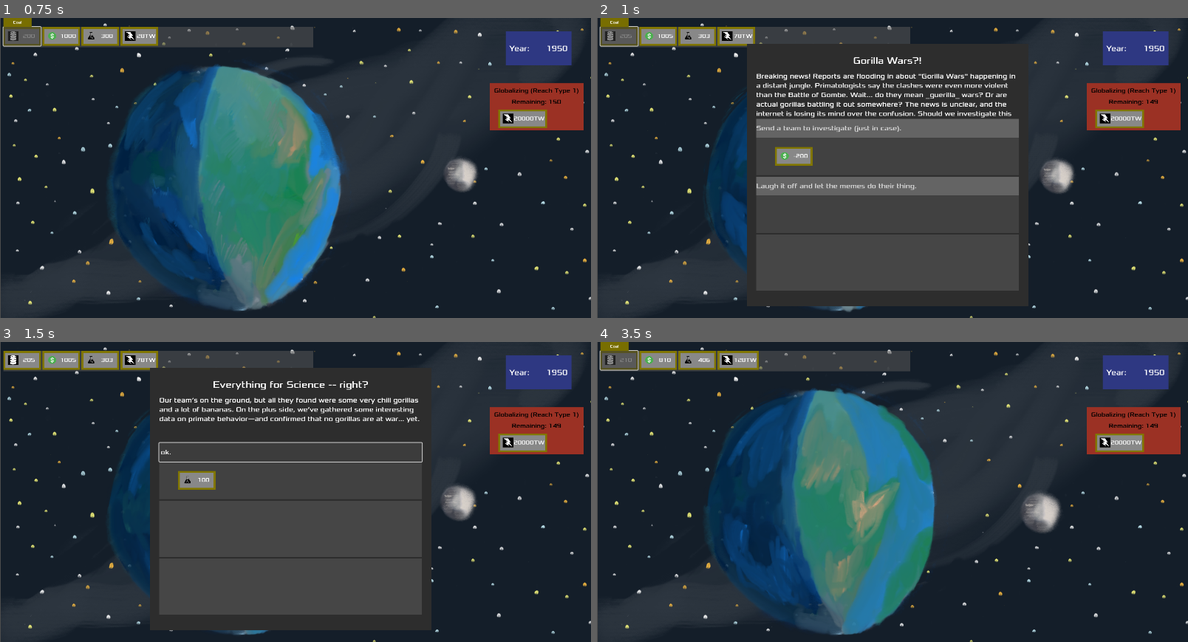
Above: before the commit, frames 1-4 (two rows, left to right).
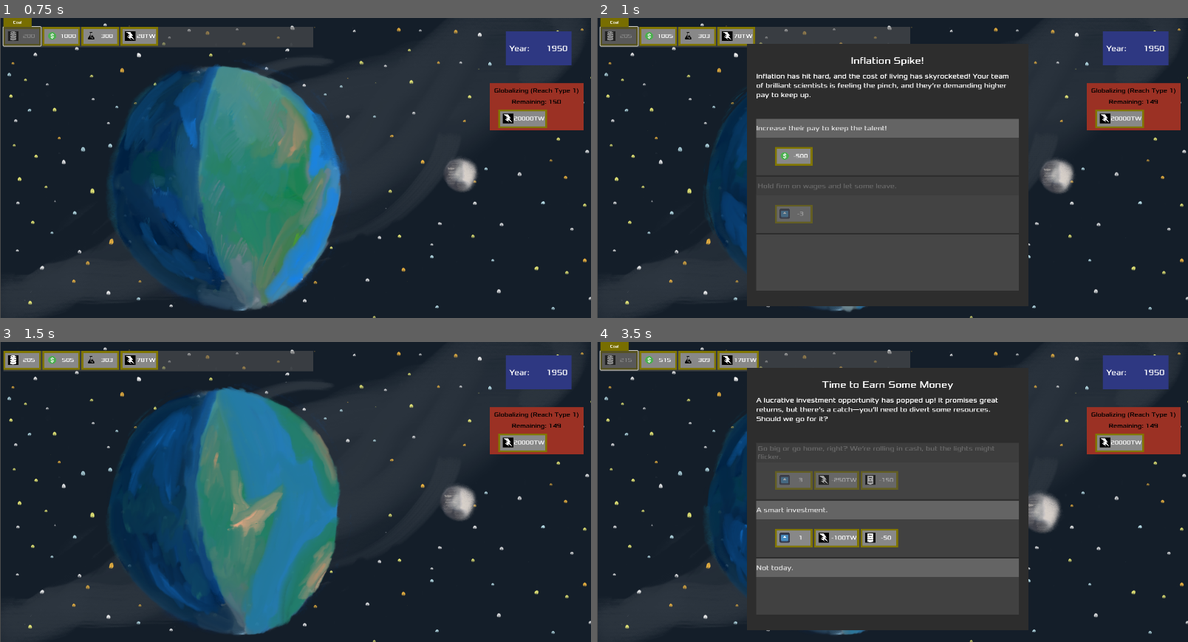
Above: after the commit, the same moments.

Repository: ArjenDeniz/GMTK-JAM
Game: Godot game, scene res://main.tscn
Two runs of this game, one before a commit and one after it. Both use one fixed random seed, a clock stepped at 60 frames per second and the inputs below. The engine's default icon, where the game draws it, is replaced by a stand-in: a white triangle on a blue panel in a dark square.
Inputs (mouse positions are in pixels of both pictures, inside the frame that each line leads up to):
- Up to frame 1 (0.75 s): click (23, 36) at 0.52 s
- Up to frame 2 (1 s): no input
- Up to frame 3 (1.5 s): click "Send a team to investigate (j…" (after the commit: "Increase their pay to keep th…") at 1.25 s
- Up to frame 4 (3.5 s): click (886, 453) at 2 s, where only the run before the commit has a clickable "ok."; click (620, 360) at 2.77 s

Frame 1 is identical in both runs. In frame 2, 5.4% of the frame differs, in the area x 27-72%, y 13-69%; in frame 3, 34%; in frame 4, 35%, in the area x 5-73%, y 5-97%.

Commit message:
Balance Update

Diff:
--- a/EventsGenerator.json
+++ b/EventsGenerator.json
@@ -15,7 +15,7 @@
 			"resources": {
 				"Bank": 1,
 				"Money": -2000,
-				"fossil_fuel_plant": 1
+				"fossil_fuel_plant": -1
 			},
 			"flags": {},
 			"results": {}
@@ -59,7 +59,8 @@
 			"results": {}
 		},
 		"preconditions": {
-			"CivType": 0
+			"CivType": 0,"Silicon_invented": false
+
 		}
 	},
 	"coal_generator": {
@@ -201,7 +202,7 @@
 			"text": "Coffee for everyone!",
 			"resources": {
 				"Scientist": 10,
-				"Money": -500
+				"Money": -500,"Watts":-220
 			},
 			"flags": {},
 			"results": {}
@@ -210,14 +211,16 @@
 			"text": "Let's keep it medium brew.",
 			"resources": {
 				"Scientist": 3,
-				"Money": 200
+				"Money": -200,"Watts":-100
+
 			},
 			"flags": {},
 			"results": {}
 		},
 		"Choice_3": {
 			"text": "We're fully caffeinated.",
-			"resources": {},
+			"resources": {"Watts":25
+},
 			"flags": {},
 			"results": {}
 		},
@@ -322,7 +325,7 @@
 			"results": {}
 		},
 		"preconditions": {
-			"CivType": 0
+			"CivType": 0, "Silicon_invented":false
 		}
 	}
 }
--- a/Results.json
+++ b/Results.json
@@ -160,7 +160,7 @@
         "Event_description": "Money well spent! Our breakthrough is now a reality, we can start to collect silicon for better energy production and the scientists are celebrating with some well-deserved lab-coated fist bumps.",
         "Choice_1": {
             "text": "Wuhuu!",
-            "resources": {},
+            "resources": {"Silicon":200,"silicon_factory":1},
             "flags": {},
             "results": {}
         }
--- a/SupriseEvents0.json
+++ b/SupriseEvents0.json
@@ -275,7 +275,7 @@
         "Choice_2": {
             "text": "Recruit the CERN scientist!",
             "resources": {
-                "Scientist": 5
+                "Scientist": 3
             },
             "flags": {},
             "results": {}
@@ -325,5 +325,34 @@
             "CivType": "0"
         },
         "onetime": "true"
+    },
+"scientist_go_mad2": {
+        "Event_title": "Scientists go mad! (Again)",
+        "Event_description": "With the advancement of scientists' studies on quantum mechanics, there is confusion about the measurement nature of quantum mechanics. Could this imply that we are living in a simulation? Perhaps the intelligent beings who created our universe implied this type of physics to save computation power?",
+        "Choice_1": {
+            "text": "We have locked the lab doors and thrown away the key!",
+            "resources": {
+                "science": 1200,
+                "money": -2400
+            },
+            "flags": {},
+            "results": {}
+        },
+        "Choice_2": {
+            "text": "Fire them and cut our losses.",
+            "resources": {
+                "Scientist": -3
+            },
+            "flags": {},
+            "results": {}
+        },
+        "preconditions": {
+            "CivType": "0"
+        },
+            "resource_required": {
+                "silicon_factory": 1,
+                "scientist": 5,
+                "Money": 5000
+            }
     }
 }
--- a/main.gd
+++ b/main.gd
@@ -140,7 +140,7 @@
 	update_resource_grid()
 	time +=dt
 	hud.update_time(floor(time))
-
+	print(resources["global_warming"])
 	if resources["Money"]<0:
 		game_over("You run out of money... ")
 		return
@@ -413,7 +413,7 @@
 				flag_set(flag,delta_flags[flag])
 
 		hud.forced_event1.hide()
-
+		forced_event_1_time = 999
 		#Handle Result
 		var result_random = rng.randf_range(0,1)
 		var current_rand = 0
--- a/test.json
+++ b/test.json
@@ -1,6 +1,6 @@
 {
 	  "silicon_discovery": {
-        "Event_title": "Scientific Breakthrough",
+        "Event_title": "Discovering Silicon",
         "Event_description": "Our scientists have made a groundbreaking discovery that could revolutionize our operations. But to bring this discovery to life, we need substantial funding. Will you invest in this scientific marvel, or 		let it slip through our circuits?",
         "Choice_1": {
             "text": "Fund the research!",
